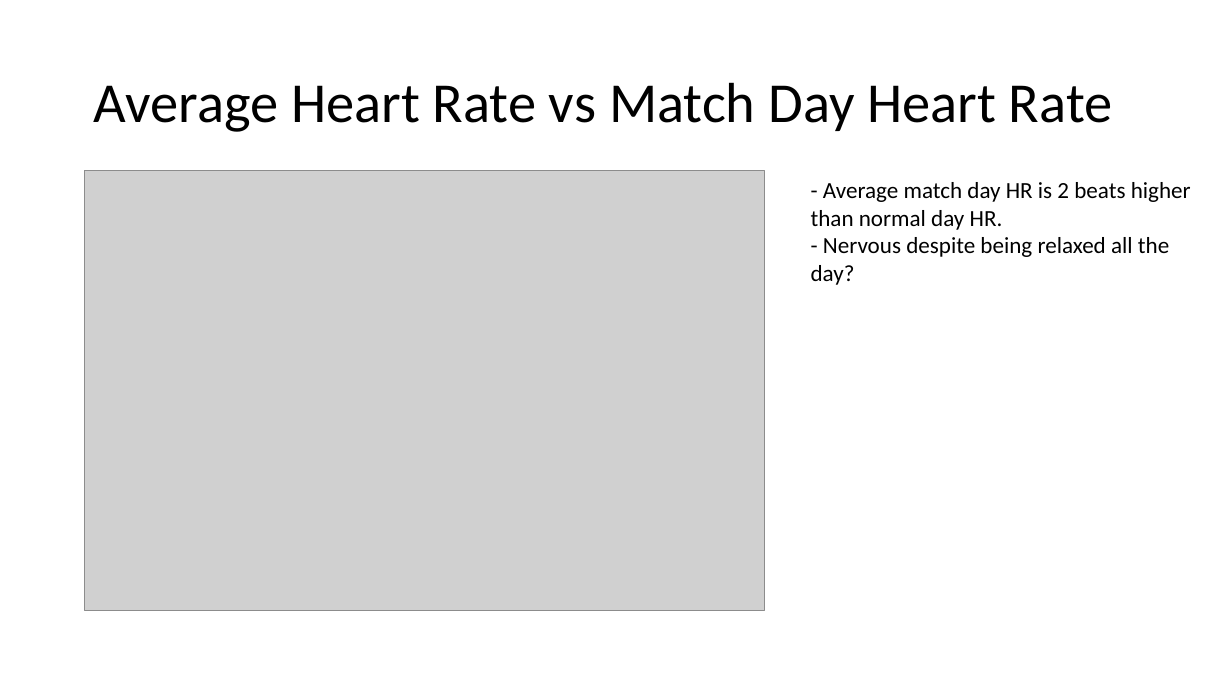
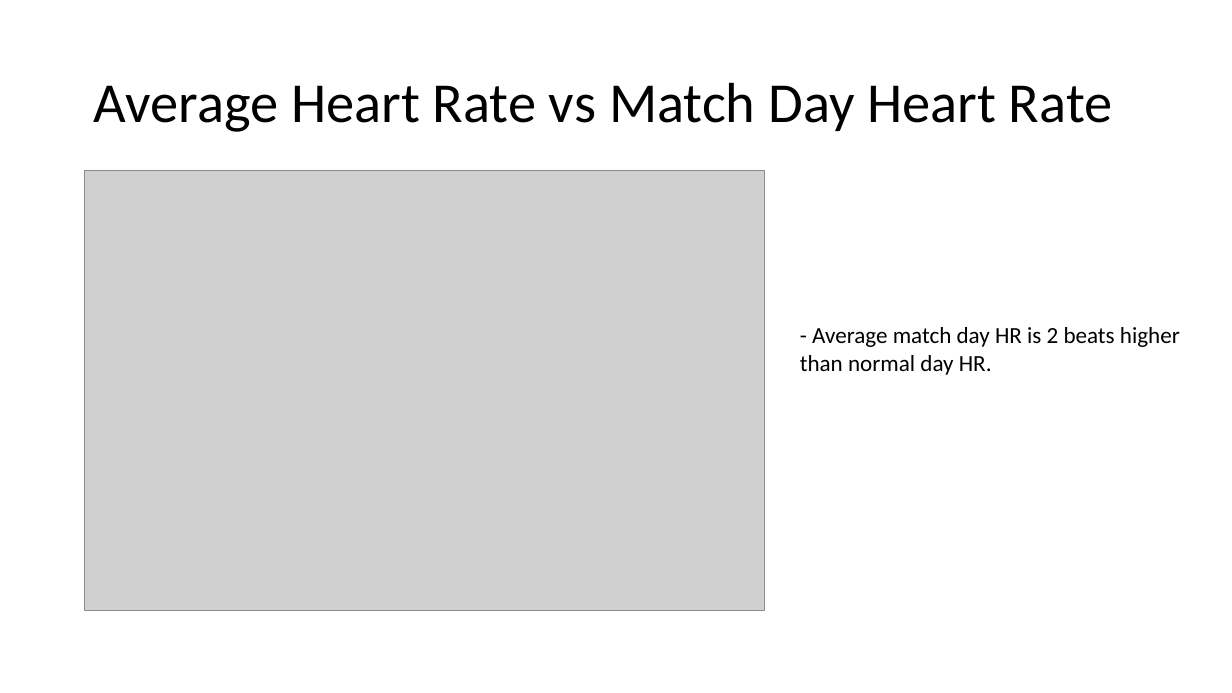
Before and after one commit to Miquelpg6/project_2, a slide deck: slide 7 of Futsal_and_Heartrate.pptx. Drawn at 1232x693 pixels with LibreOffice and Linux fonts; fonts in the diff are those of the drawing; grey boxes stand for pictures. Boxes give left, top, right and bottom in pixels: in the first picture for what was removed or moved away, otherwise in the second. Text is boxed around its words. In the diff, an @@ line names an element or a change of style, - is before the commit and + after.

```diff
--- a/Futsal_and_Heartrate.pptx
+++ b/Futsal_and_Heartrate.pptx
@@ text at (x1=811, y1=237, x2=1169, y2=285): paragraph removed @@
-- Nervous despite being relaxed all the day?
@@ text "- Average match day HR ..." moved from (x1=811, y1=182, x2=1191, y2=285) to (x1=800, y1=327, x2=1180, y2=375) @@
```
Also in this commit, not shown: 6 other slides changed, 2 other files.
